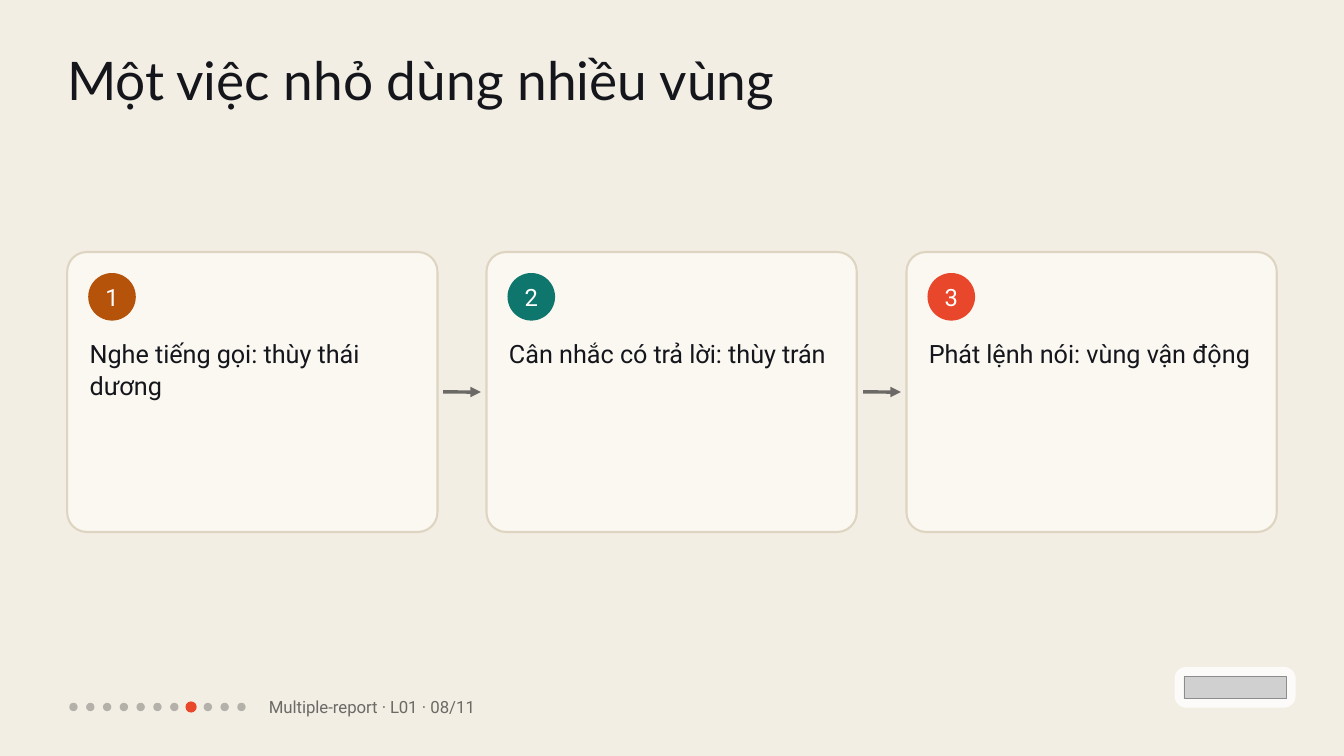
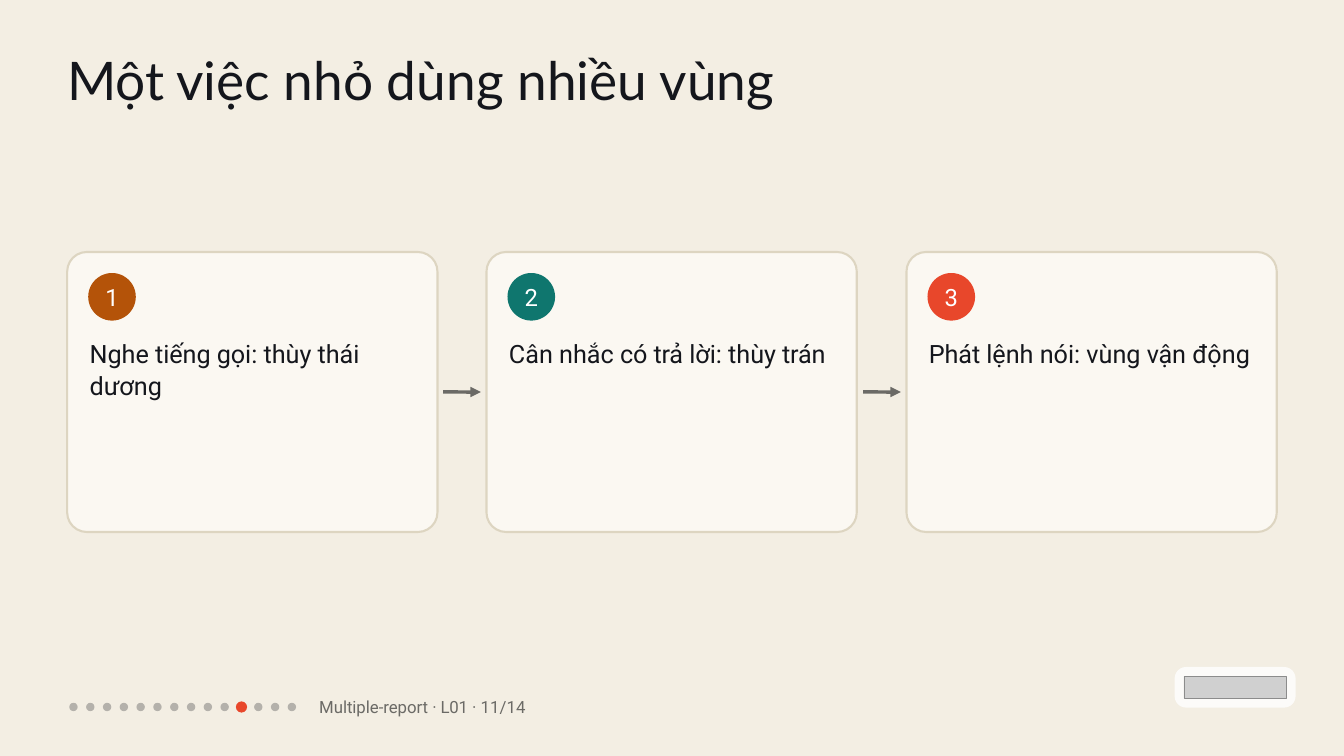
Before and after one commit to vohoailinh90/Multiple-report, a slide deck: slide 11 of lessons/L01/L01.pptx (slide 8 before the commit). Drawn at 1344x756 pixels with LibreOffice and Linux fonts; fonts in the diff are those of the drawing; grey boxes stand for pictures. Boxes give left, top, right and bottom in pixels: in the first picture for what was removed or moved away, otherwise in the second. Text is boxed around its words. In the diff, an @@ line names an element or a change of style, - is before the commit and + after.

```diff
--- a/lessons/L01/L01.pptx
+++ b/lessons/L01/L01.pptx
@@ ellipse at (x1=187, y1=703, x2=195, y2=711): fill #E8472B to #14161C at 28% opacity @@
@@ ellipse at (x1=236, y1=702, x2=247, y2=713): fill #14161C at 28% opacity to #E8472B @@
@@ ellipse added at (x1=254, y1=703, x2=262, y2=711), fill #14161C at 28% opacity @@
@@ ellipse added at (x1=271, y1=703, x2=279, y2=711), fill #14161C at 28% opacity @@
@@ ellipse added at (x1=288, y1=703, x2=296, y2=711), fill #14161C at 28% opacity @@
@@ text at (x1=319, y1=700, x2=526, y2=717): text changed @@
-Multiple-report · L01 · 08/11
+Multiple-report · L01 · 11/14
```
Also in this commit, not shown: 9 other slides changed, 3 slides added, 43 other files.
